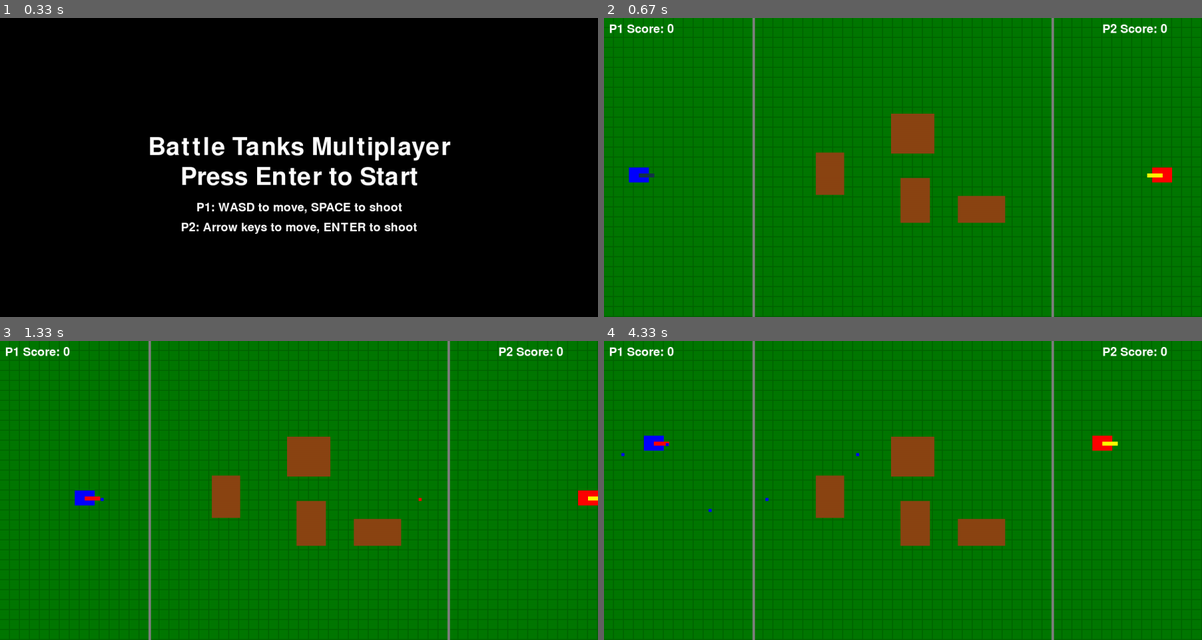
Above: before the commit, frames 1-4 (two rows, left to right).
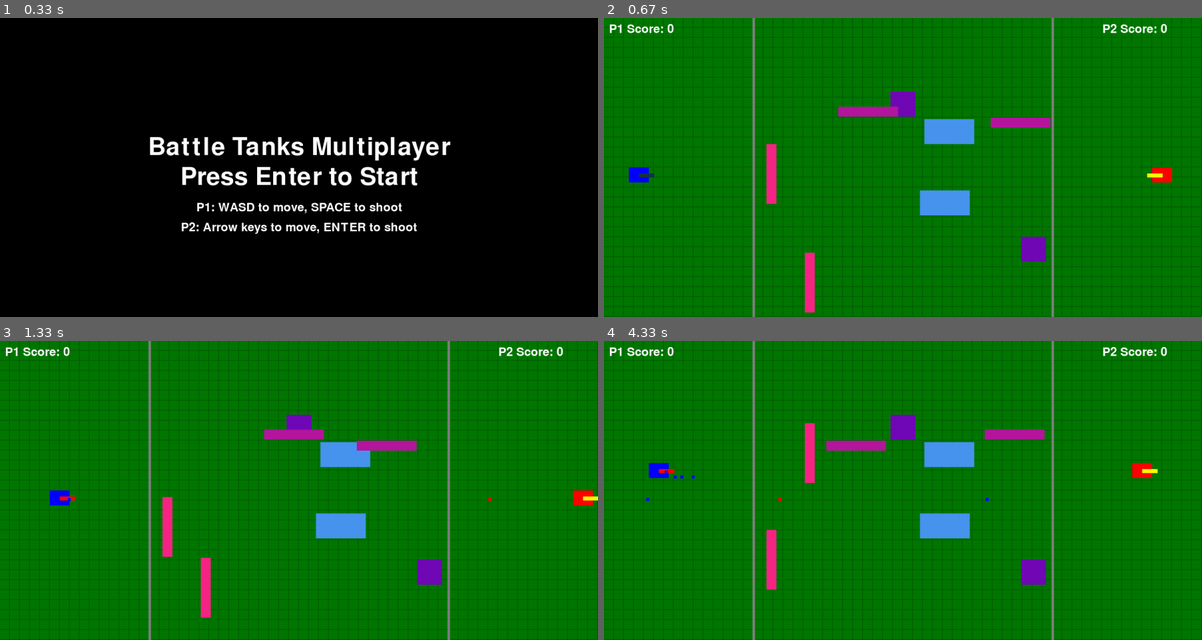
Above: after the commit, the same moments.

Repository: cassiel-st4vr0s/lpc2024
Game: pygame game, started from atividade005/main.py
The game is run twice, just before and just after one commit, with the same random seed, the same clock (stepped at 60 frames per second) and the same inputs.
Inputs:
- Up to frame 1 (0.33 s): no input
- Up to frame 2 (0.67 s): tap Enter at 0.33 s
- Up to frame 3 (1.33 s): tap Enter at 0.67 s; hold Right from 1 s (still down); hold D from 1 s (still down); tap Space at 1.07 s
- Up to frame 4 (4.33 s): tap Space at 1.37, 1.57, 1.9, 2.2, 2.4, 2.7, 2.97, 3.3, 3.6, 3.73, 4.13 s; release Right at 1.47 s; release D at 1.47 s; hold Up 1.5-1.8 s; hold W 1.5-1.8 s; hold Right 1.83-2.3 s; hold D 1.83-2.3 s; hold Left 2.33-2.87 s; hold A 2.33-2.87 s; hold Down 2.9-3.2 s; hold S 2.9-3.2 s; hold Left 3.23-3.63 s; hold A 3.23-3.63 s; hold Up 3.67-4.03 s; hold W 3.67-4.03 s; hold Right from 4.07 s (still down); hold D from 4.07 s (still down)

Frame 1 is identical in both runs. In frame 2, 6.2% of the frame differs, in the area x 27-75%, y 24-99%; in frame 3, 6.5%; in frame 4, 7.1%, in the area x 2-93%, y 24-84%.

Commit message:
Fixed the dynamic obstacles

Diff:
--- a/atividade005/main.py
+++ b/atividade005/main.py
@@ -22,6 +22,10 @@
 NAVY_BLUE = (21, 52, 72)
 GRAY = (128, 128, 128)
 BROWN = (139, 69, 19)
+LIGHT_BLUE = (72, 149, 239)
+PURPLE = (114, 9, 183)
+LIGHT_PURPLE = (181, 23, 158)
+PINK = (247, 37, 133)
 
 # Initial positions
 PLAYER1_INITIAL_POS = (50, SCREEN_HEIGHT // 2)
@@ -58,20 +62,75 @@
 # Game state
 MAX_SCORE = 5
 
-
-# New function to generate obstacles
+# Obstacle Class for dynamic behaviors
+class Obstacle:
+    def __init__(self, rect, color, effect=None, move_direction=None, speed=2):
+        self.rect = rect
+        self.color = color
+        self.effect = effect  # Efeito no projétil ("increase", "decrease", ou None)
+        self.move_direction = move_direction  # "horizontal" ou "vertical"
+        self.speed = speed
+
+    def move(self):
+        central_area_x_min = SCREEN_WIDTH // 4
+        central_area_x_max = 3 * SCREEN_WIDTH // 4
+
+        if self.move_direction == "horizontal":
+            self.rect.x += self.speed
+            # Limitar o movimento dentro da área central
+            if self.rect.right > central_area_x_max or self.rect.left < central_area_x_min:
+                self.speed = -self.speed
+        elif self.move_direction == "vertical":
+            self.rect.y += self.speed
+            # Limitar o movimento vertical nas bordas da tela
+            if self.rect.bottom > SCREEN_HEIGHT or self.rect.top < 0:
+                self.speed = -self.speed
+
+
+    def apply_effect(self, projectile):
+        if self.effect == "increase":
+            projectile["speed"] = min(projectile["speed"] + 2, 15)  # Increase speed with a max cap
+        elif self.effect == "decrease":
+            projectile["speed"] = max(projectile["speed"] - 2, 3)  # Decrease speed with a min cap
+
+
 def generate_obstacles():
     obstacles.clear()
-    num_obstacles = random.randint(3, 5)
-    for _ in range(num_obstacles):
-        width = random.randint(50, 100)
-        height = random.randint(50, 100)
-        x = random.randint(SCREEN_WIDTH // 4, 3 * SCREEN_WIDTH // 4 - width)
+
+    # Definir os limites da área central (área onde os obstáculos podem aparecer)
+    central_area_x_min = SCREEN_WIDTH // 4
+    central_area_x_max = 3 * SCREEN_WIDTH // 4
+
+    # Gerar múltiplos obstáculos
+    for _ in range(2):  # Número de Light Blue e Purple
+        # Light Blue (aumenta velocidade) - Obstáculo fixo
+        width, height = 100, 50
+        x = random.randint(central_area_x_min, central_area_x_max - width)
         y = random.randint(0, SCREEN_HEIGHT - height)
-        obstacles.append(pygame.Rect(x, y, width, height))
-
-
-# Modified draw function to include obstacles
+        obstacles.append(Obstacle(pygame.Rect(x, y, width, height), LIGHT_BLUE, effect="increase"))
+
+        # Purple (diminui velocidade) - Obstáculo fixo
+        size = 50
+        x = random.randint(central_area_x_min, central_area_x_max - size)
+        y = random.randint(0, SCREEN_HEIGHT - size)
+        obstacles.append(Obstacle(pygame.Rect(x, y, size, size), PURPLE, effect="decrease"))
+
+    # Gerar múltiplos obstáculos dinâmicos (movimentação)
+    for _ in range(2):  # Número de Light Purple e Pink
+        # Light Purple (se move horizontalmente)
+        width, height = 120, 20
+        x = random.randint(central_area_x_min, central_area_x_max - width)
+        y = random.randint(0, SCREEN_HEIGHT - height)
+        obstacles.append(Obstacle(pygame.Rect(x, y, width, height), LIGHT_PURPLE, move_direction="horizontal", speed=3))
+
+        # Pink (se move verticalmente)
+        width, height = 20, 120
+        x = random.randint(central_area_x_min, central_area_x_max - width)
+        y = random.randint(0, SCREEN_HEIGHT - height)
+        obstacles.append(Obstacle(pygame.Rect(x, y, width, height), PINK, move_direction="vertical", speed=3))
+
+
+# Modified draw function to include dynamic obstacles
 def draw():
     screen.fill(BLACK)
 
@@ -83,15 +142,17 @@
 
     # Draw obstacles
     for obstacle in obstacles:
-        pygame.draw.rect(screen, BROWN, obstacle)
+        pygame.draw.rect(screen, obstacle.color, obstacle.rect)
 
     # Draw tanks
     draw_tank(screen, player1)
     draw_tank(screen, player2)
 
+    # Draw projectiles
     for proj in projectiles:
         pygame.draw.rect(screen, proj["color"], proj["rect"])
 
+    # Display scores
     font = pygame.font.Font(None, 36)
     score_text1 = font.render(f"P1 Score: {player1['score']}", True, WHITE)
     score_text2 = font.render(f"P2 Score: {player2['score']}", True, WHITE)
@@ -99,6 +160,7 @@
     screen.blit(score_text2, (SCREEN_WIDTH - 200, 10))
 
     draw_boundaries()
+
 
 def draw_tank(surface, tank):
     pygame.draw.rect(surface, tank["color"], tank["rect"])
@@ -111,9 +173,11 @@
     )
     pygame.draw.line(surface, tank["turret_color"], turret_origin, turret_end, turret_width)
 
+
 def draw_boundaries():
     pygame.draw.line(screen, GRAY, (SCREEN_WIDTH // 4, 0), (SCREEN_WIDTH // 4, SCREEN_HEIGHT), 5)
     pygame.draw.line(screen, GRAY, (3 * SCREEN_WIDTH // 4, 0), (3 * SCREEN_WIDTH // 4, SCREEN_HEIGHT), 5)
+
 
 def create_projectile(x, y, direction, speed, color):
     return {
@@ -123,6 +187,8 @@
         "color": color
     }
 
+
+# Update projectiles with obstacle effects
 def update_projectiles():
     for proj in projectiles[:]:
         proj["rect"].x += proj["direction"].x * proj["speed"]
@@ -130,32 +196,27 @@
 
         # Verificar colisões com as bordas do mapa
         if proj["rect"].left <= 0 or proj["rect"].right >= SCREEN_WIDTH:
-            proj["direction"].x *= -1
+            proj["direction"].x *= -1  # Ricochetear nas bordas horizontais
         if proj["rect"].top <= 0 or proj["rect"].bottom >= SCREEN_HEIGHT:
-            proj["direction"].y *= -1
+            proj["direction"].y *= -1  # Ricochetear nas bordas verticais
 
         # Verificar colisões com obstáculos
         for obstacle in obstacles:
-            if proj["rect"].colliderect(obstacle):
-                # Determinar qual borda do obstáculo está colidindo
-                if proj["rect"].right > obstacle.left and proj["rect"].left < obstacle.left:
-                    proj["direction"].x *= -1  # Ricochetear para a esquerda
-                elif proj["rect"].left < obstacle.right and proj["rect"].right > obstacle.right:
-                    proj["direction"].x *= -1  # Ricochetear para a direita
-                elif proj["rect"].bottom > obstacle.top and proj["rect"].top < obstacle.top:
-                    proj["direction"].y *= -1  # Ricochetear para cima
-                elif proj["rect"].top < obstacle.bottom and proj["rect"].bottom > obstacle.bottom:
-                    proj["direction"].y *= -1  # Ricochetear para baixo
-
-                # Certifique-se de que o projétil não penetre no obstáculo
-                if proj["direction"].x != 0:
-                    proj["rect"].x += proj["direction"].x * proj["speed"]
-                if proj["direction"].y != 0:
-                    proj["rect"].y += proj["direction"].y * proj["speed"]
-
-                break  # Sair do loop após ricocheteio
-
-
+            if proj["rect"].colliderect(obstacle.rect):
+                # Aplicar efeito de velocidade conforme o tipo de obstáculo
+                obstacle.apply_effect(proj)
+
+                # Ricochetear nos obstáculos, apenas se não forem obstáculos de ajuste de velocidade
+                if obstacle.move_direction is None:  # Obstáculos estáticos
+                    if proj["rect"].right > obstacle.rect.left and proj["rect"].left < obstacle.rect.left:
+                        proj["direction"].x *= -1
+                    elif proj["rect"].left < obstacle.rect.right and proj["rect"].right > obstacle.rect.right:
+                        proj["direction"].x *= -1
+                    elif proj["rect"].bottom > obstacle.rect.top and proj["rect"].top < obstacle.rect.top:
+                        proj["direction"].y *= -1
+                    elif proj["rect"].top < obstacle.rect.bottom and proj["rect"].bottom > obstacle.rect.bottom:
+                        proj["direction"].y *= -1
+                break
 
 
 def show_game_over_screen(message):
@@ -170,6 +231,7 @@
     screen.blit(instructions_text, instructions_rect)
 
     pygame.display.flip()
+
 
 def reset_game():
     global player1, player2, projectiles
@@ -181,6 +243,7 @@
     player2["direction"] = pygame.math.Vector2(-1, 0)
     projectiles.clear()
 
+
 def show_start_screen():
     screen.fill(BLACK)
 
@@ -217,8 +280,8 @@
 # Modified check_collisions function to include obstacles
 def check_collisions():
     for proj in projectiles[:]:
-        if player1["rect"].colliderect(proj["rect"]) and proj["color"] != \
-                player1["color"]:
+        # Verificar se o projétil colide com o player 1
+        if player1["rect"].colliderect(proj["rect"]) and proj["color"] != player1["color"]:
             player2["score"] += 1
             projectiles.remove(proj)
             respawn_players()
@@ -227,8 +290,8 @@
             if player2["score"] >= MAX_SCORE:
                 return "Player 2 Wins!"
             break
-        elif player2["rect"].colliderect(proj["rect"]) and proj["color"] != \
-                player2["color"]:
+        # Verificar se o projétil colide com o player 2
+        elif player2["rect"].colliderect(proj["rect"]) and proj["color"] != player2["color"]:
             player1["score"] += 1
             projectiles.remove(proj)
             respawn_players()
@@ -238,11 +301,23 @@
                 return "Player 1 Wins!"
             break
 
+        # Verificar colisões com obstáculos
         for obstacle in obstacles:
-            if obstacle.colliderect(proj["rect"]):
-                projectiles.remove(proj)
-                break
-    return None
+            if proj["rect"].colliderect(obstacle.rect):
+                # Aplicar o efeito de velocidade do obstáculo
+                obstacle.apply_effect(proj)
+
+                # Ricochetear nos obstáculos
+                if proj["rect"].right > obstacle.rect.left and proj["rect"].left < obstacle.rect.left:
+                    proj["direction"].x *= -1  # Ricochetear horizontalmente
+                elif proj["rect"].left < obstacle.rect.right and proj["rect"].right > obstacle.rect.right:
+                    proj["direction"].x *= -1  # Ricochetear horizontalmente
+                if proj["rect"].bottom > obstacle.rect.top and proj["rect"].top < obstacle.rect.top:
+                    proj["direction"].y *= -1  # Ricochetear verticalmente
+                elif proj["rect"].top < obstacle.rect.bottom and proj["rect"].bottom > obstacle.rect.bottom:
+                    proj["direction"].y *= -1  # Ricochetear verticalmente
+
+                break  # Sair do loop após o ricochete
 
 
 # New function for countdown
@@ -350,6 +425,14 @@
                     pygame.K_RIGHT)
         update_projectiles()
 
+        # Move dynamic obstacles
+        for obstacle in obstacles:
+            obstacle.move()
+
+        draw()
+        pygame.display.flip()
+        clock.tick(60)
+
         game_over_message = check_collisions()
         if game_over_message:
             show_game_over_screen(game_over_message)
